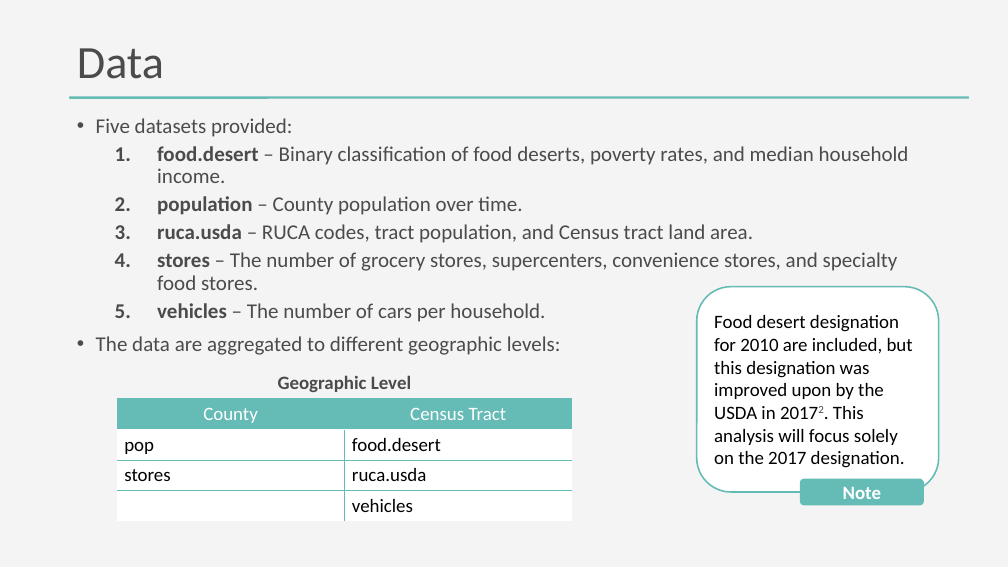
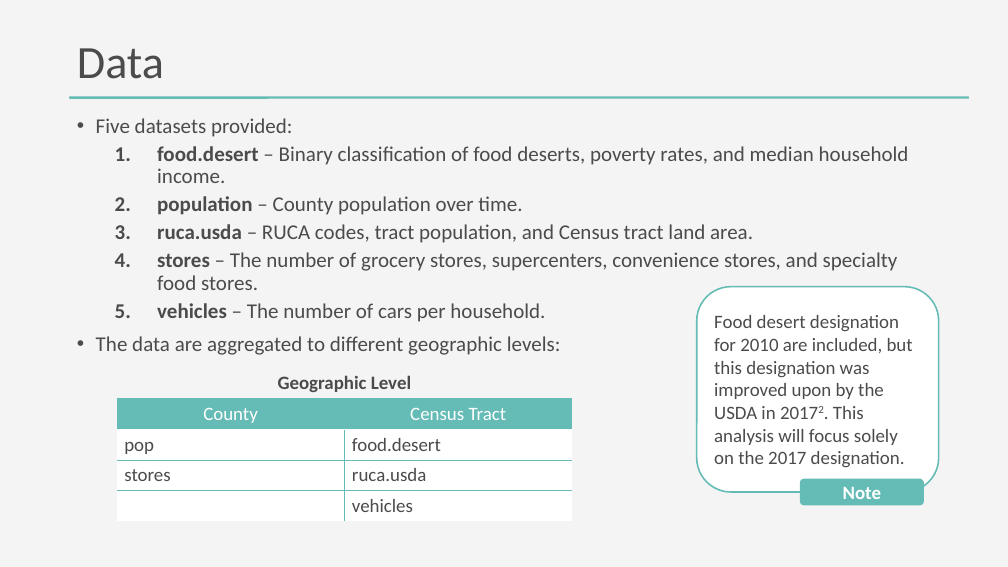
Before and after one commit to DanteHaywood/cfc_ds_screen, a slide deck: slide 7 of doc/2020_11_25_cfc_ds_technical_screen_haywood.pptx. Drawn at 1008x567 pixels with LibreOffice and Linux fonts; fonts in the diff are those of the drawing. Boxes give left, top, right and bottom in pixels: in the first picture for what was removed or moved away, otherwise in the second. Text is boxed around its words. In the diff, an @@ line names an element or a change of style, - is before the commit and + after.

```diff
--- a/doc/2020_11_25_cfc_ds_technical_screen_haywood.pptx
+++ b/doc/2020_11_25_cfc_ds_technical_screen_haywood.pptx
@@ rounded rectangle "Food desert designation for 2010 ..." at (697, 287, 939, 492): text colour #000000 to #4B4B4B @@
@@ table at (116, 368, 572, 522) @@
@@ text colour #000000 to #4B4B4B in "pop", "food.desert", "stores", "ruca.usda" and 1 more places @@
```
Also in this commit, not shown: 9 other slides changed, 3 slides added, 1 slide removed, 6 other files.
